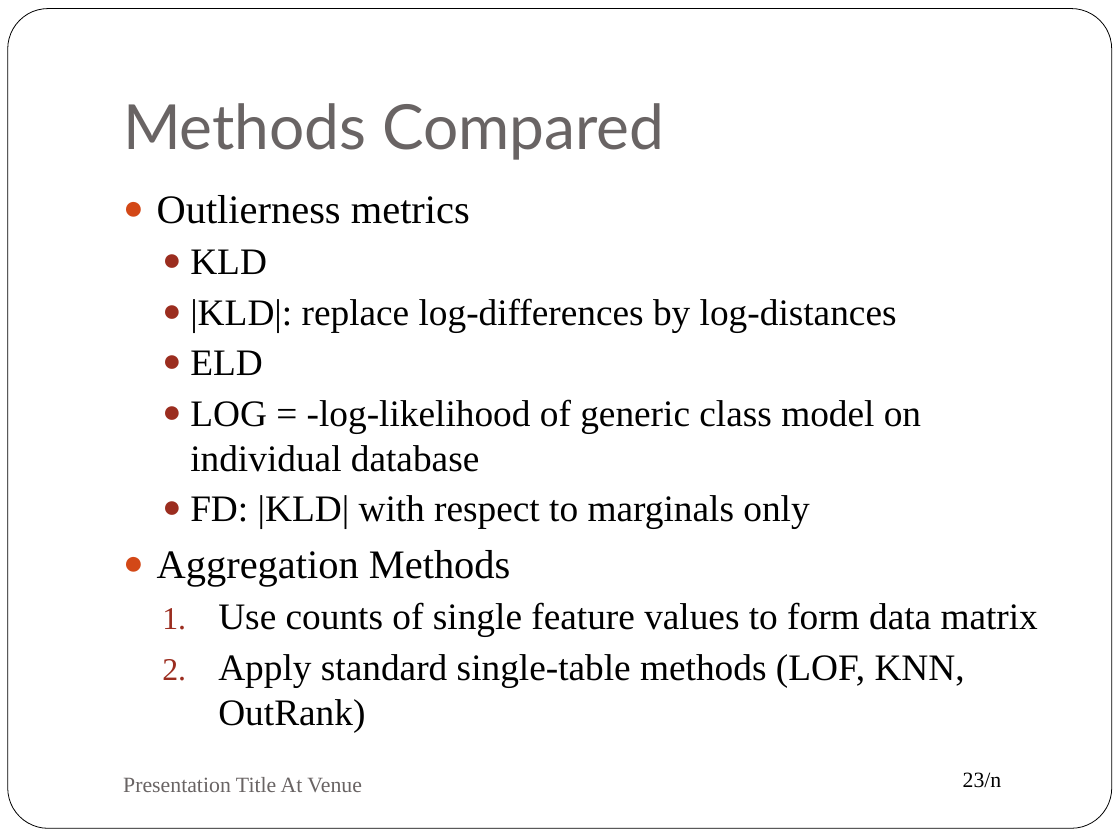
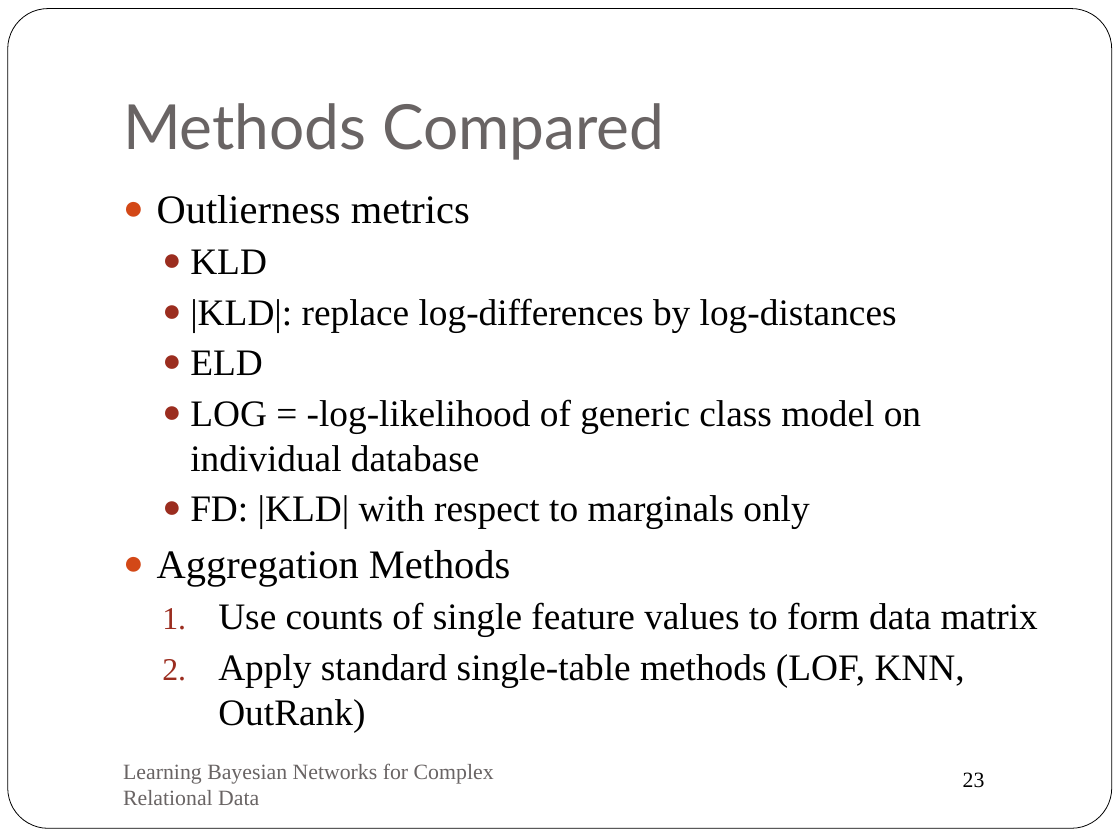
Before and after one commit to oschulte/srl-tutorial-slides, a slide deck: slide 23 of ch6-anomaly.pptx. Drawn at 1120x840 pixels with LibreOffice and Linux fonts; fonts in the diff are those of the drawing. Boxes give left, top, right and bottom in pixels: in the first picture for what was removed or moved away, otherwise in the second. Text is boxed around its words. In the diff, an @@ line names an element or a change of style, - is before the commit and + after.

```diff
--- a/ch6-anomaly.pptx
+++ b/ch6-anomaly.pptx
@@ text at box(123, 763, 494, 805): text changed @@
-Presentation Title At Venue
+Learning Bayesian Networks for Complex Relational Data
@@ page number at box(963, 772, 985, 788): text changed @@
-23/n
+23
```
Also in this commit, not shown: 19 other slides changed, 3 slides added, 2 slides removed.
